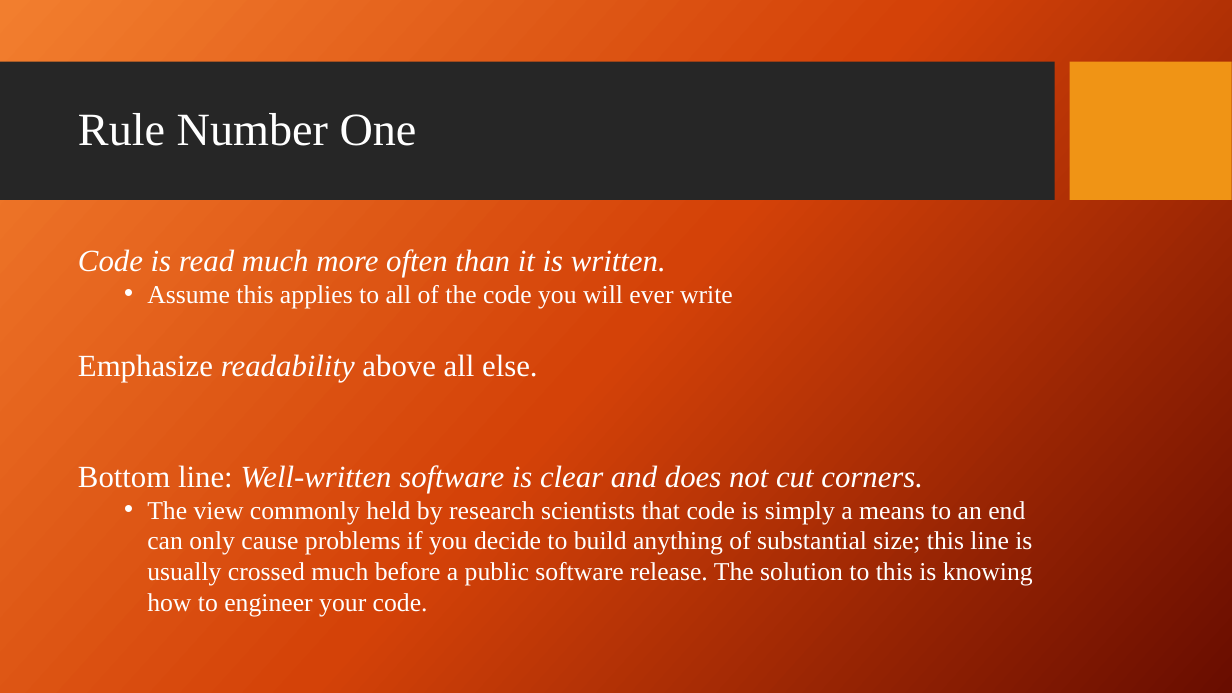
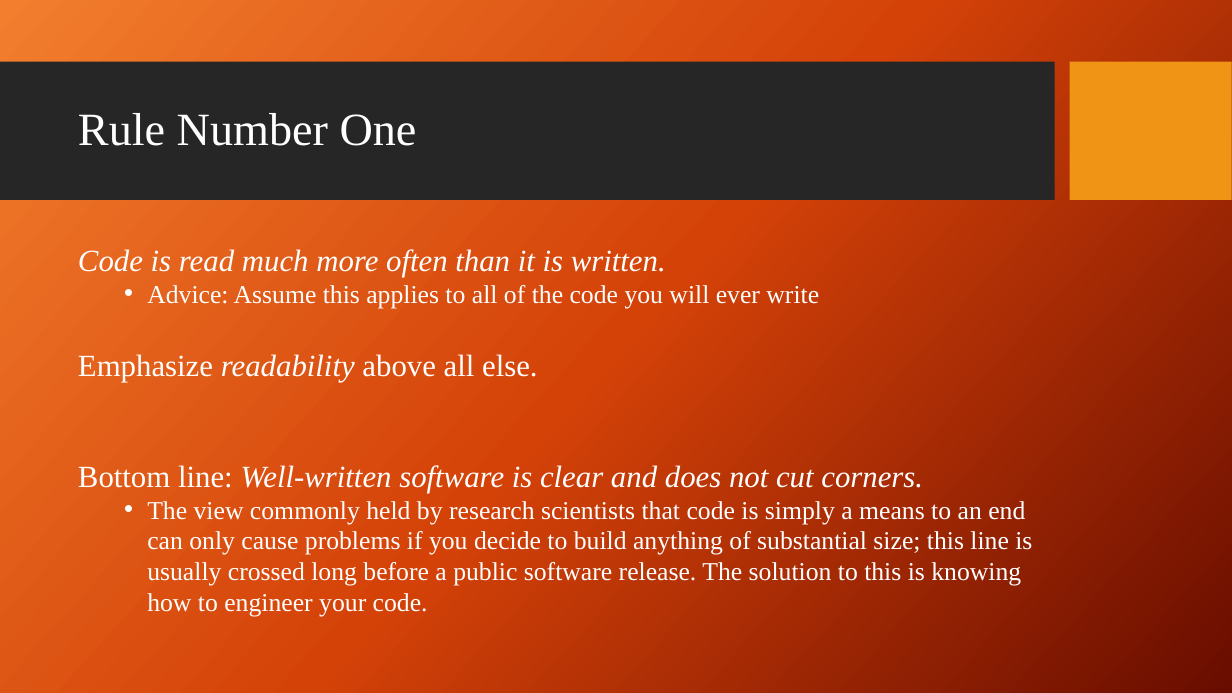
Before and after one commit to giganano/PythonBootcamp, a slide deck: slide 9 of slides/basicSE.pptx (slide 8 before the commit). Drawn at 1232x693 pixels with LibreOffice and Linux fonts; fonts in the diff are those of the drawing; background and template pictures are left out. Boxes give left, top, right and bottom in pixels: in the first picture for what was removed or moved away, otherwise in the second. Text is boxed around its words. In the diff, an @@ line names an element or a change of style, - is before the commit and + after.

```diff
--- a/slides/basicSE.pptx
+++ b/slides/basicSE.pptx
@@ text at (147,285,819,309): text changed @@
-  • Assume this applies to all of the code you will ever write
+  • Advice: Assume this applies to all of the code you will ever write
@@ text at (147,501,1032,617): text changed @@
-  • The view commonly held by research scientists that code is simply a means to an end can only cause problems if you decide to build anything of substantial size; this line is usually crossed much before a public software release. The solution to this is knowing how to engineer your code.
+  • The view commonly held by research scientists that code is simply a means to an end can only cause problems if you decide to build anything of substantial size; this line is usually crossed long before a public software release. The solution to this is knowing how to engineer your code.
```
Also in this commit, not shown: 1 other slide changed, 1 slide added, 1 other file.
